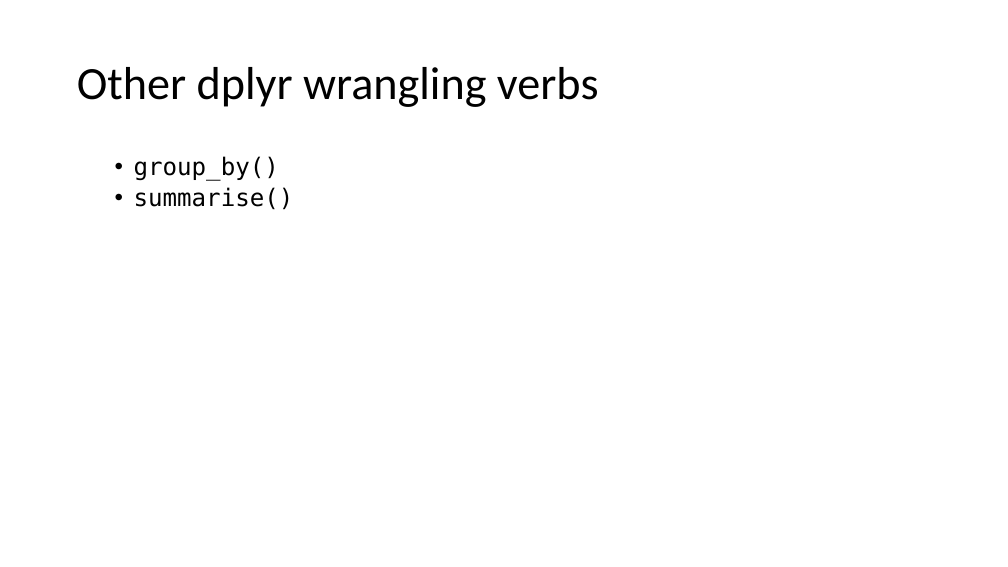
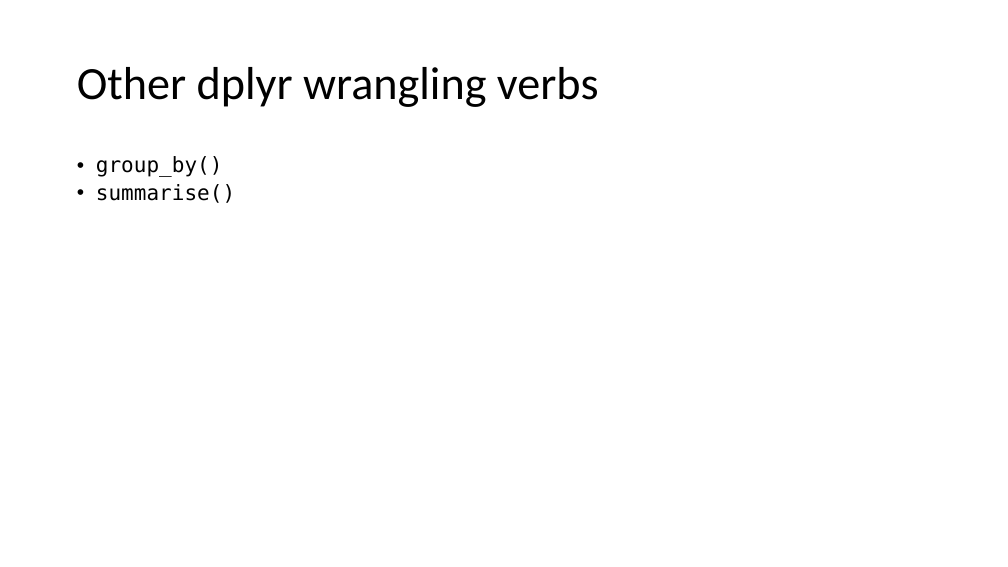
Before and after one commit to ClinicianCoders/ClinicianCoders, a slide deck: slide 17 of Workshops/Workshop4.pptx. Drawn at 1008x567 pixels with LibreOffice and Linux fonts; fonts in the diff are those of the drawing. Boxes give left, top, right and bottom in pixels: in the first picture for what was removed or moved away, otherwise in the second. Text is boxed around its words. In the diff, an @@ line names an element or a change of style, - is before the commit and + after.

```diff
--- a/Workshops/Workshop4.pptx
+++ b/Workshops/Workshop4.pptx
@@ text "group_by()" at bbox=[96, 156, 235, 203]: size 23 to 20 pt; list level 2 to 1 in "group_by()"; list level 2 to 1 in "summarise()" @@
```
Also in this commit, not shown: 33 other slides changed, 1 slide removed, 1 other file.
